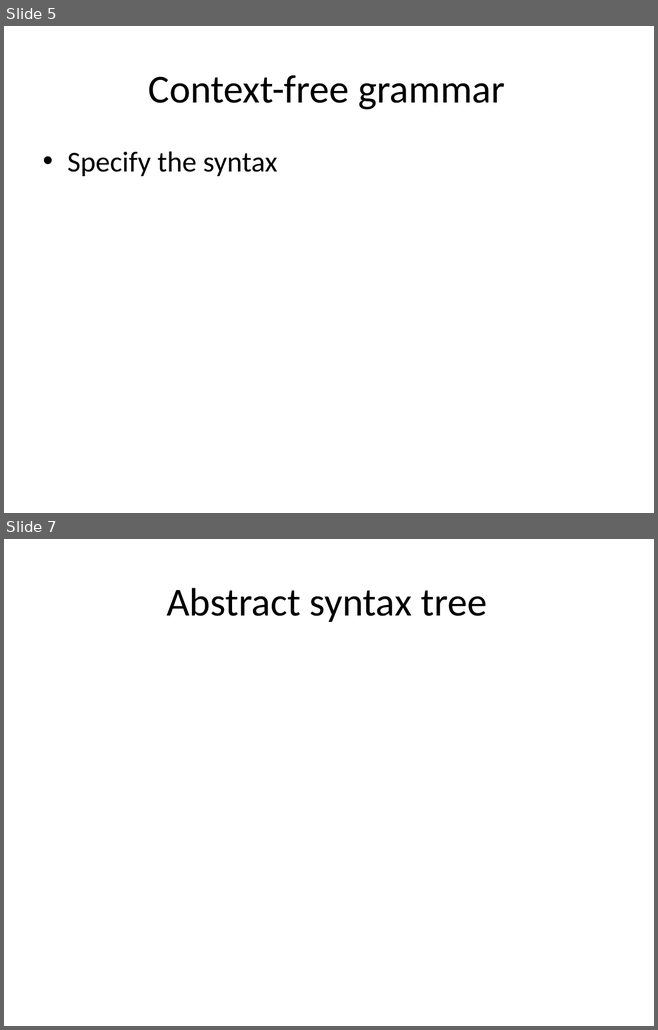
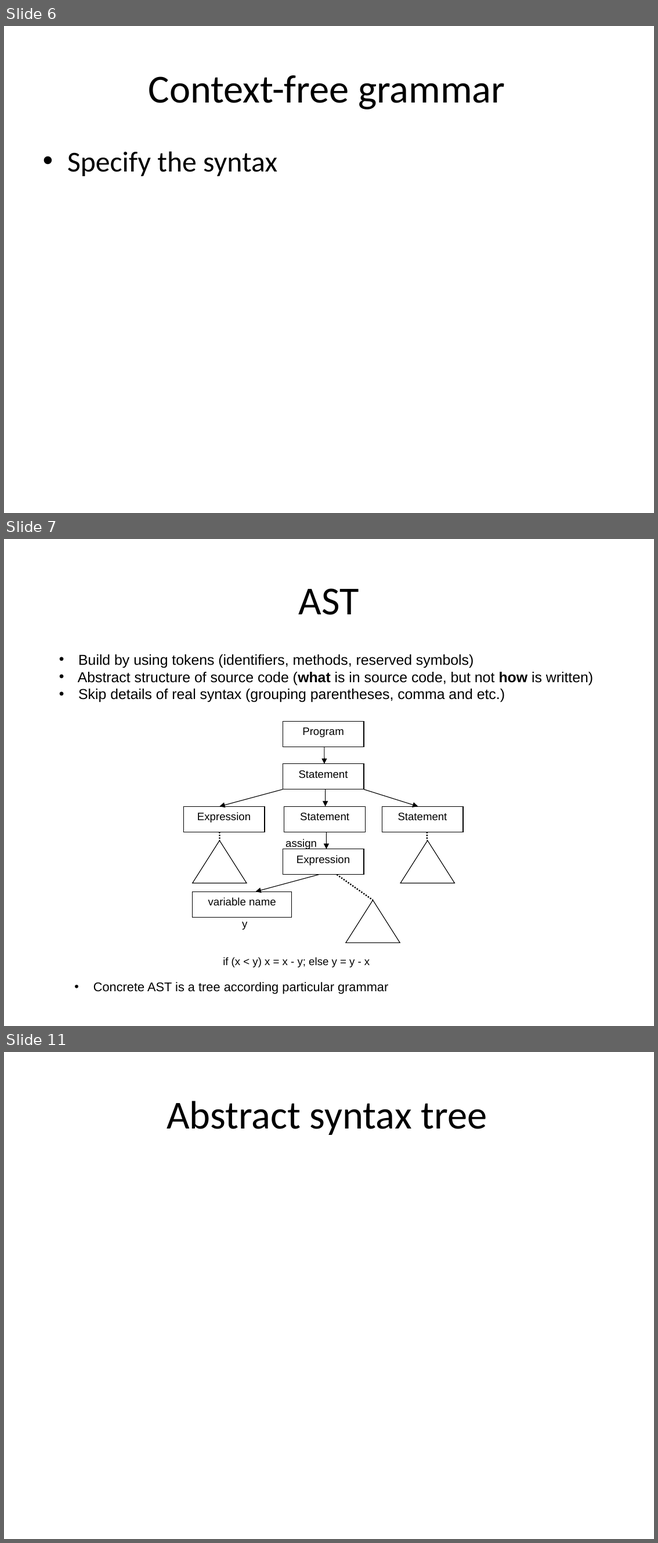
Before and after one commit to isurup/kalle-martin-group, a slide deck: SSE2/slides/1 Analysis.ppt. Shown one above the other, each under a label of ours: slides 5 and 7 before the commit, slides 6, 7 and 11 after it; the slides between them are not shown. The pictures are 658x1030 and 658x1543 pixels, drawn with LibreOffice and Linux fonts; fonts in the diff are those of the drawing. Boxes give left, top, right and bottom in pixels: in the first picture for what was removed or moved away, otherwise in the second. Text is boxed around its words. In the diff, an @@ line names an element or a change of style, - is before the commit and + after.

```diff
--- a/SSE2/slides/1 Analysis.ppt
+++ b/SSE2/slides/1 Analysis.ppt
@@ slide 7 added at [4,539,654,1026], background #FFFFFF @@
@@ title added at [299,588,359,615], 44 pt, text #000000 @@
+AST
@@ text added at [78,654,593,702], 16 pt, text #000000 @@
+• Build by using tokens (identifiers, methods, reserved symbols)
+• Abstract structure of source code (what is in source code, but not how is written)
+• Skip details of real syntax (grouping parentheses, comma and etc.)
@@ group added at [183,722,463,968]: 7 rectangles, 6 arrows, 3 flow chart extracts, 3 lines, 3 texts @@
+Program
+Statement
+Expression
+Statement
+Statement
+Expression
+variable name
+y
+assign
+if (x < y) x = x - y; else y = y - x
@@ text added at [93,982,388,994], 14 pt, text #000000 @@
+• Concrete AST is a tree according particular grammar
@@ what was slide 5 is now slide 6 @@
@@ what was slide 7 is now slide 11 @@
```
Also in this commit, not shown: 14 other slides added.
